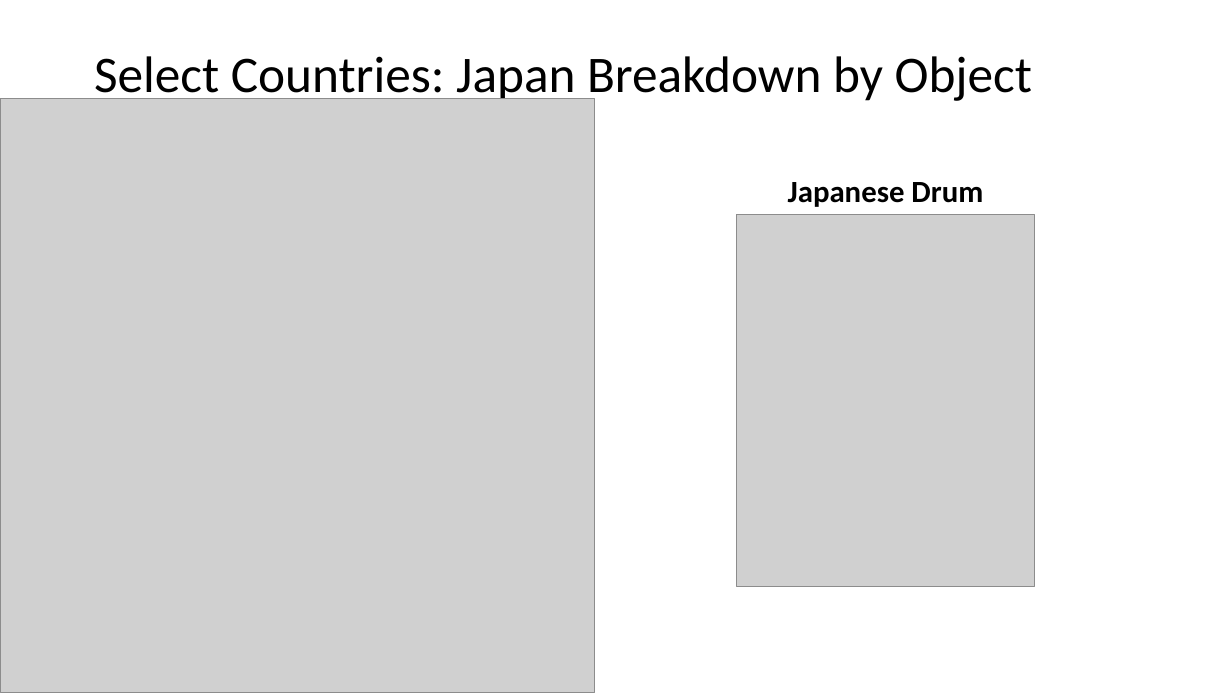
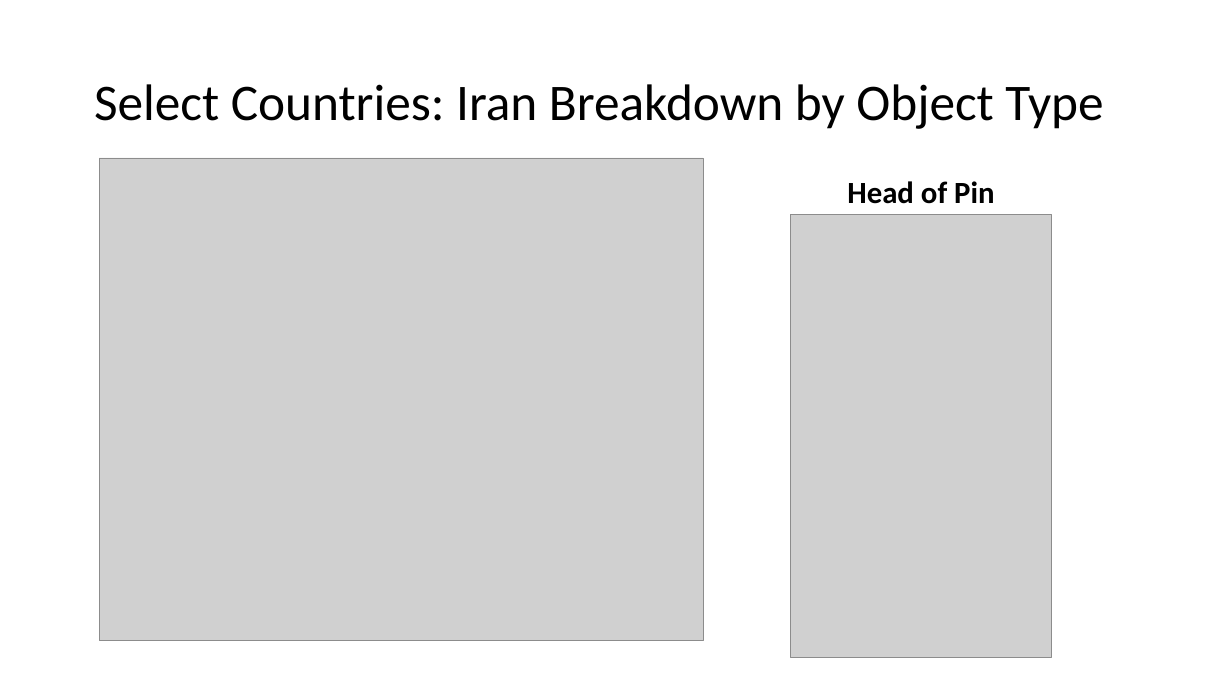
Before and after one commit to MtSopris/ProjectMet2, a slide deck: slide 10 of Analysis of th MET.pptx. Drawn at 1232x693 pixels with LibreOffice and Linux fonts; fonts in the diff are those of the drawing; grey boxes stand for pictures. Boxes give left, top, right and bottom in pixels: in the first picture for what was removed or moved away, otherwise in the second. Text is boxed around its words. In the diff, an @@ line names an element or a change of style, - is before the commit and + after.

```diff
--- a/Analysis of th MET.pptx
+++ b/Analysis of th MET.pptx
@@ title at (x1=94, y1=84, x2=1103, y2=129): text changed @@
-Select Countries: Japan Breakdown by Object Type
+Select Countries: Iran Breakdown by Object Type
@@ picture resized from (x1=0, y1=99, x2=594, y2=693) to (x1=99, y1=158, x2=703, y2=640) @@
@@ text at (x1=847, y1=181, x2=994, y2=204): text changed @@
-Japanese Drum
+Head of Pin
@@ picture resized from (x1=737, y1=214, x2=1034, y2=587) to (x1=791, y1=214, x2=1052, y2=658) @@
```
Also in this commit, not shown: 7 other slides changed, 2 slides added, 3 slides removed, 9 other files.
